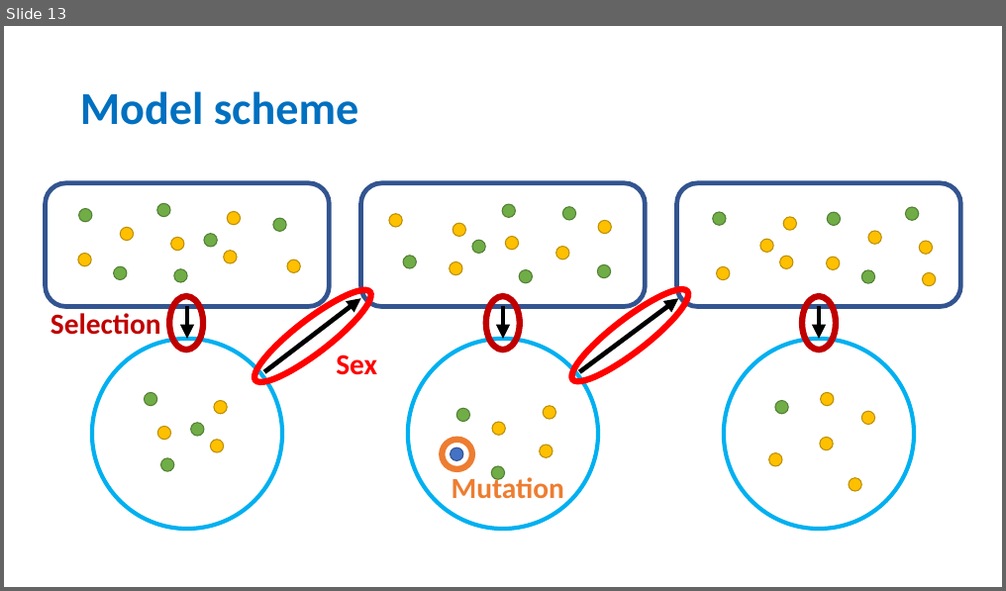
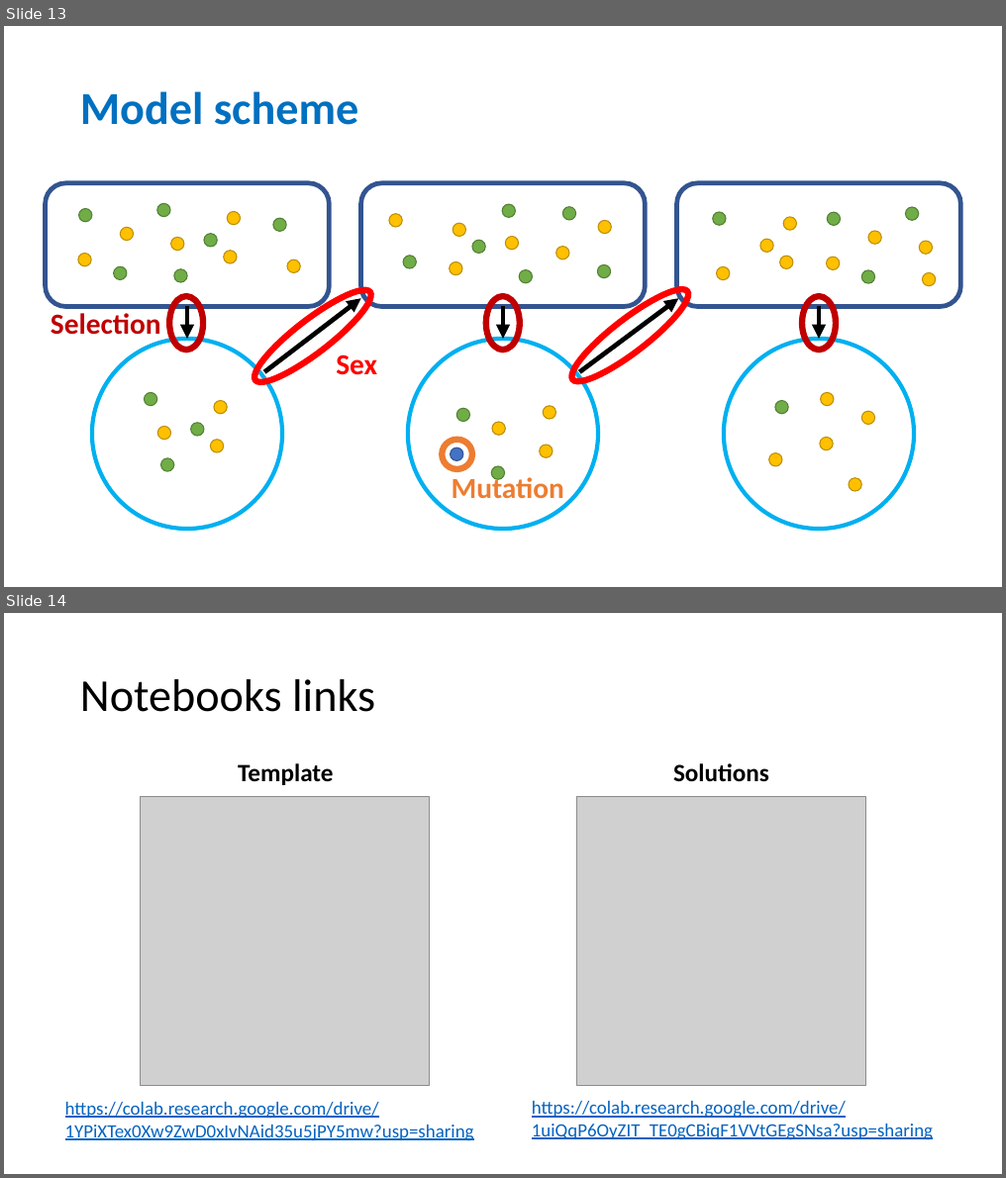
Before and after one commit to pauldubois98/PanicNightWorkshop, a slide deck: SolvingNimsGame.pptx. Shown one above the other, each under a label of ours: slide 13 before the commit, slides 13 and 14 after it. The pictures are 1006x591 and 1006x1178 pixels, drawn with LibreOffice and Linux fonts; fonts in the diff are those of the drawing; grey boxes stand for pictures. Boxes give left, top, right and bottom in pixels: in the first picture for what was removed or moved away, otherwise in the second. Text is boxed around its words. In the diff, an @@ line names an element or a change of style, - is before the commit and + after.

Commit message:
added notebooks links

```diff
--- a/SolvingNimsGame.pptx
+++ b/SolvingNimsGame.pptx
@@ slide 14 added at (4, 613, 1002, 1174), background #FFFFFF @@
@@ title added at (80, 679, 375, 712), 44 pt, text #000000 @@
+Notebooks links
@@ text added at (238, 763, 333, 785), 24 pt, text #000000, bold @@
+Template
@@ text added at (673, 763, 769, 782), 24 pt, text #000000, bold @@
+Solutions
@@ picture added at (141, 796, 430, 1086) @@
@@ picture added at (576, 796, 866, 1086) @@
@@ text added at (65, 1102, 474, 1142), 18 pt, text #0563C1, underline @@
+https://colab.research.google.com/drive/1YPiXTex0Xw9ZwD0xIvNAid35u5jPY5mw?usp=sharing
@@ text added at (532, 1101, 933, 1141), 18 pt, text #0563C1, underline @@
+https://colab.research.google.com/drive/1uiQqP6OyZIT_TE0gCBiqF1VVtGEgSNsa?usp=sharing
```
